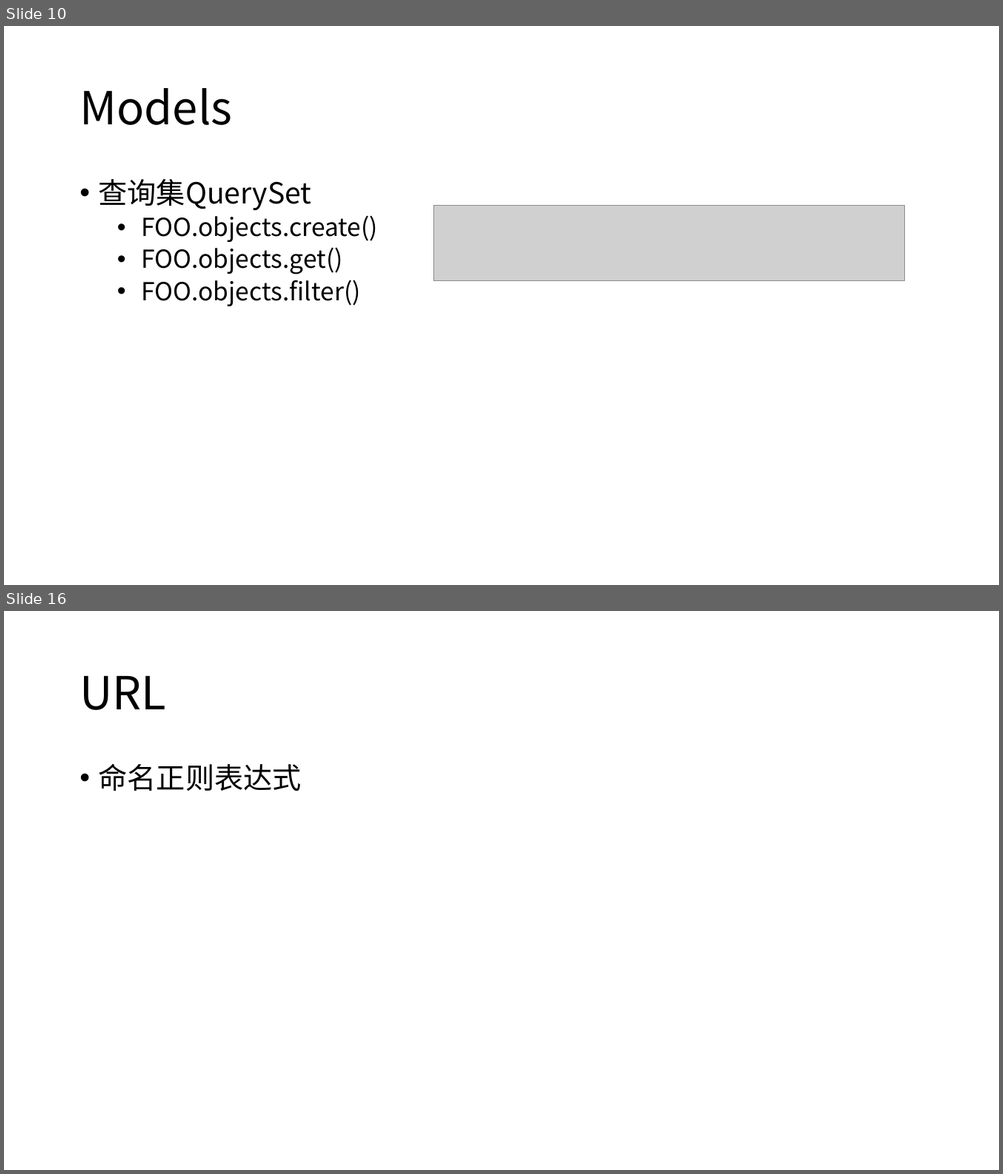
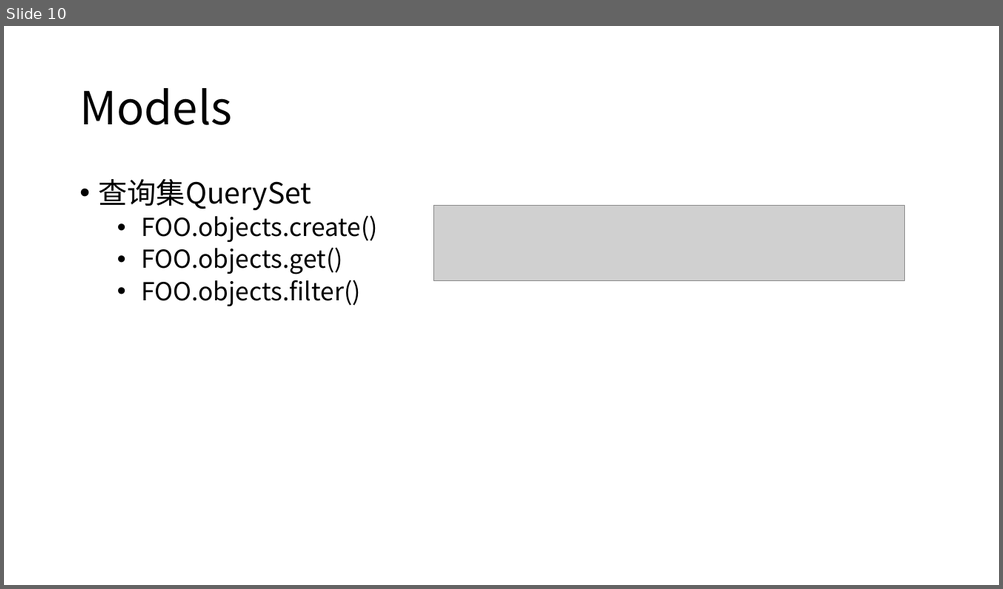
Before and after one commit to renqHIT/DemoQ, a slide deck: Django.pptx. Shown one above the other, each under a label of ours: slides 10 and 16 before the commit, slide 10 after it; the slides between them are not shown. The pictures are 1003x1174 and 1003x589 pixels, drawn with LibreOffice and Linux fonts; fonts in the diff are those of the drawing; grey boxes stand for pictures. Boxes give left, top, right and bottom in pixels: in the first picture for what was removed or moved away, otherwise in the second. Text is boxed around its words. In the diff, an @@ line names an element or a change of style, - is before the commit and + after.

```diff
--- a/Django.pptx
+++ b/Django.pptx
@@ slide 16 removed at <box>4,611,999,1170</box>, background #FFFFFF @@
@@ title removed at <box>79,676,166,710</box> @@
-URL
@@ text removed at <box>99,764,301,792</box> @@
-• 命名正则表达式
```
Also in this commit, not shown: 3 slides changed, 10 slides added, 5 other slides removed.
